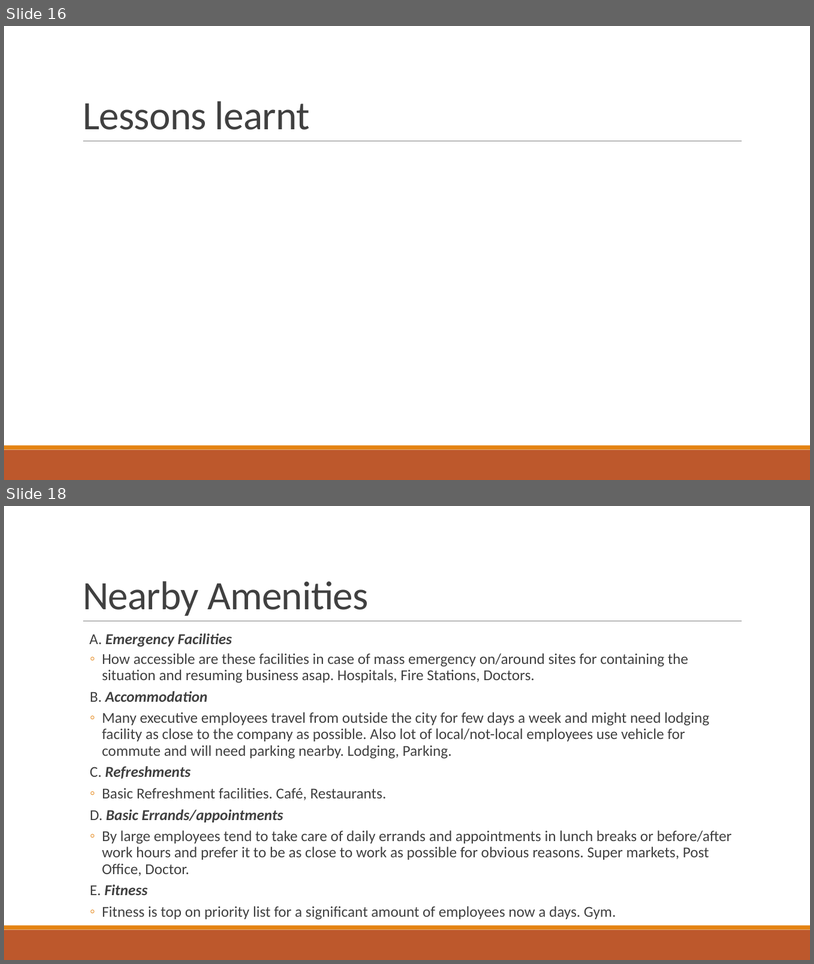
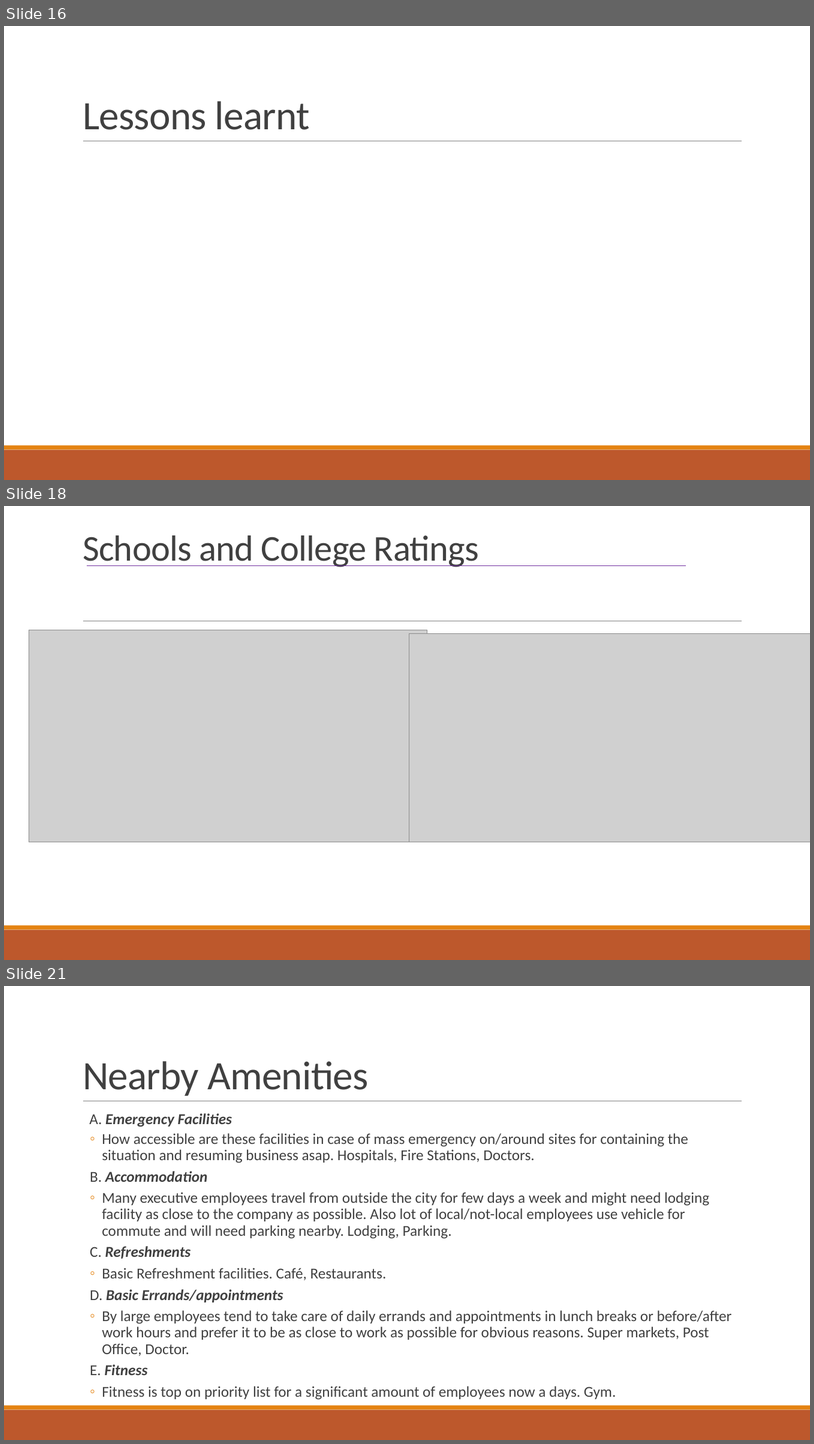
Before and after one commit to indranik/BC_Project1, a slide deck: Project1_Presentation.pptx. Shown one above the other, each under a label of ours: slides 16 and 18 before the commit, slides 16, 18 and 21 after it; the slides between them are not shown. The pictures are 814x964 and 814x1444 pixels, drawn with LibreOffice and Linux fonts; fonts in the diff are those of the drawing; grey boxes stand for pictures. Boxes give left, top, right and bottom in pixels: in the first picture for what was removed or moved away, otherwise in the second. Text is boxed around its words. In the diff, an @@ line names an element or a change of style, - is before the commit and + after.

Commit message:
add housing and schools data

```diff
--- a/Project1_Presentation.pptx
+++ b/Project1_Presentation.pptx
@@ slide 18 added at (4, 506, 810, 960), background #FFFFFF; not listed: 3 template elements that a slide beside it also shows @@
@@ title added at (83, 535, 479, 567), 43.2 pt, text #404040 @@
+Schools and College Ratings
@@ line added from (86, 566) to (686, 566), #7030A0 1 pt @@
@@ picture added at (29, 630, 428, 842) @@
@@ picture added at (410, 634, 810, 843) @@
@@ what was slide 18 is now slide 21 @@
```
Also in this commit, not shown: 3 other slides added, 1 slide removed.
